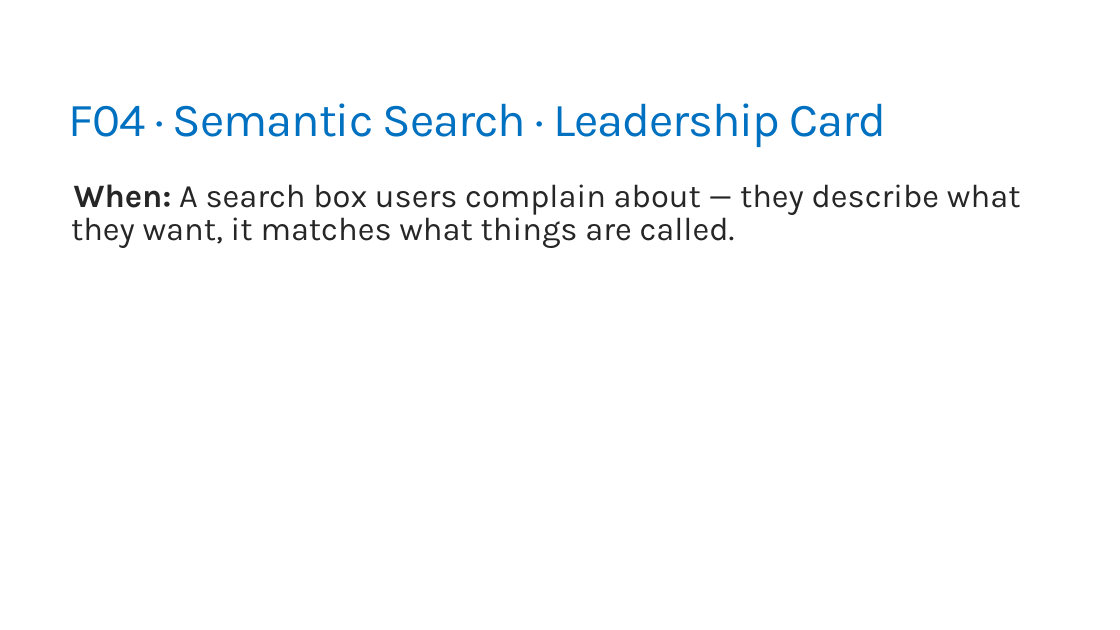
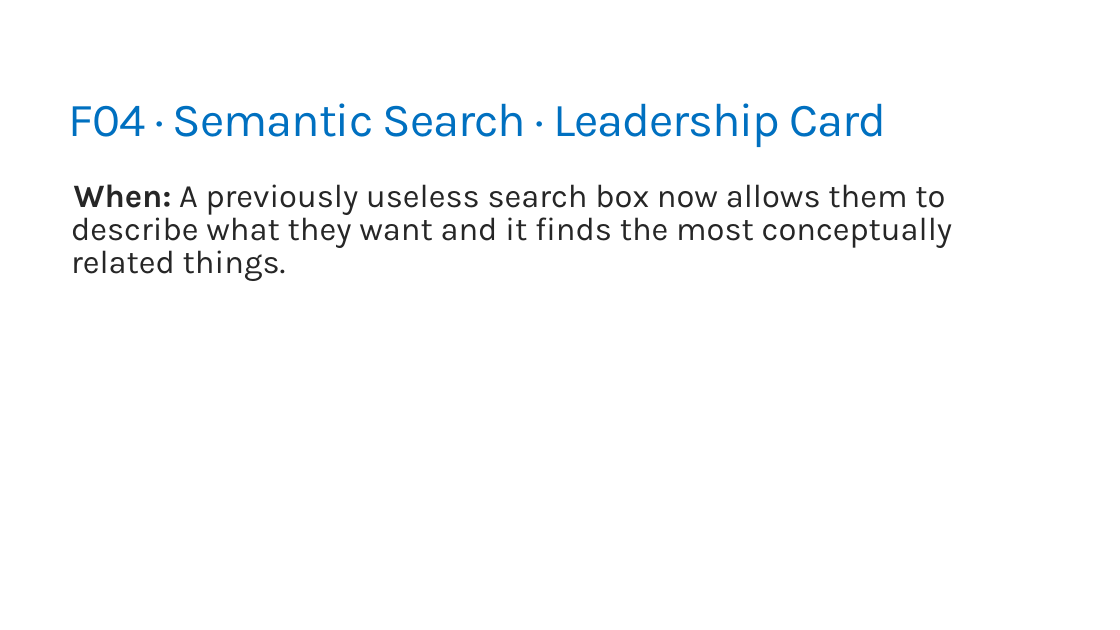
Before and after one commit to trailheadtechnology/10-ai-features-workshop, a slide deck: slide 14 of docs/slides/pptx/M2-finding.pptx (slide 20 before the commit). Drawn at 1120x630 pixels with LibreOffice and Linux fonts; fonts in the diff are those of the drawing. Boxes give left, top, right and bottom in pixels: in the first picture for what was removed or moved away, otherwise in the second. Text is boxed around its words. In the diff, an @@ line names an element or a change of style, - is before the commit and + after.

```diff
--- a/docs/slides/pptx/M2-finding.pptx
+++ b/docs/slides/pptx/M2-finding.pptx
@@ text at (x1=71, y1=184, x2=952, y2=281): text changed @@
-  When: A search box users complain about — they describe what they want, it matches what things are called.
+  When: A previously useless search box now allows them to describe what they want and it finds the most conceptually related things.
```
Also in this commit, not shown: 10 other slides changed, 6 slides removed, 57 other files.
